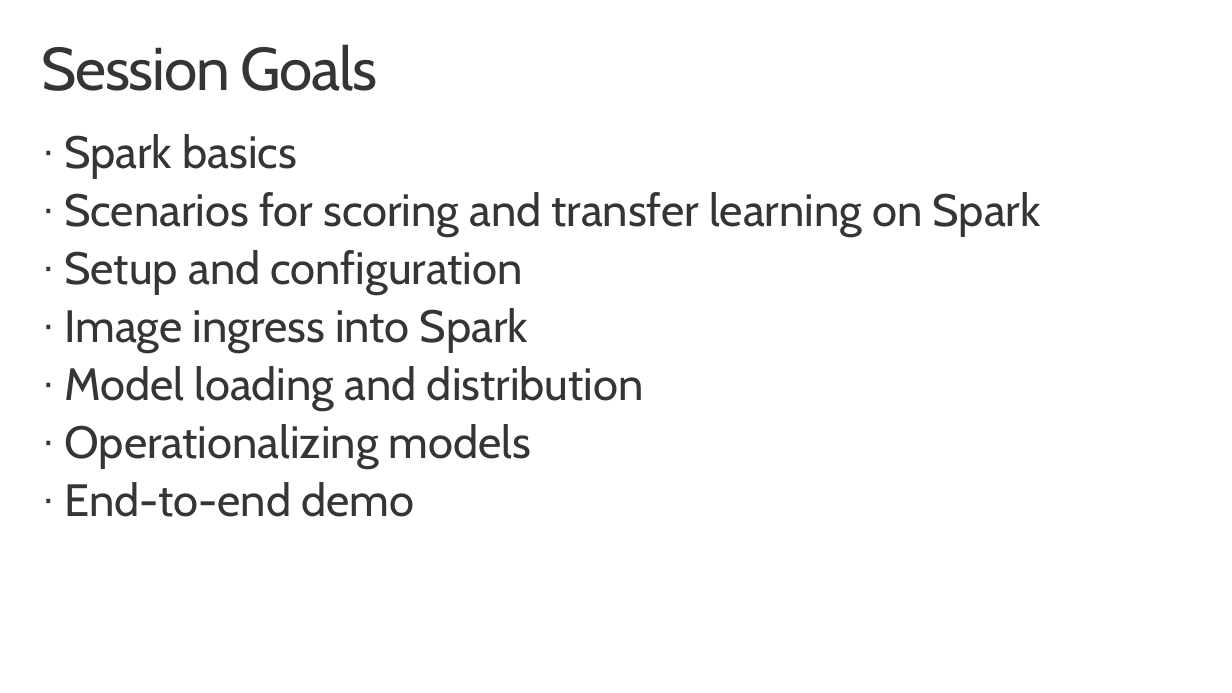
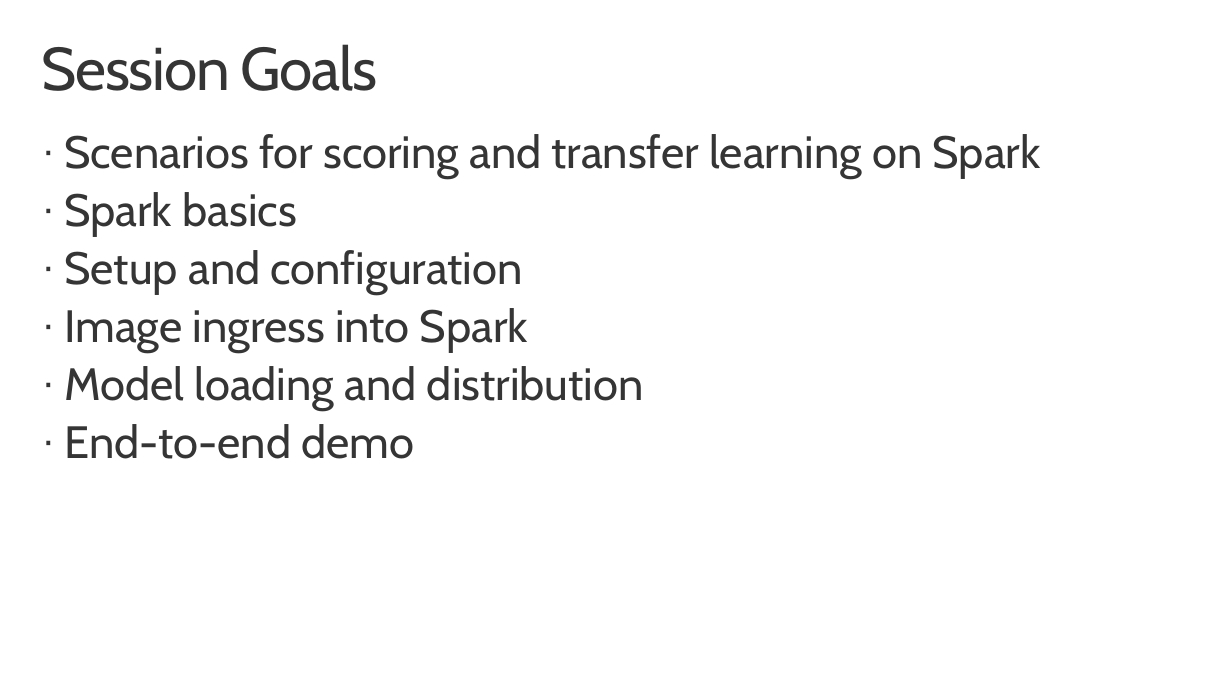
Before and after one commit to aiimmersion/aiimmersion-resources, a slide deck: slide 3 of Deep Learning and the Microsoft Cognitive Toolkit/CNTK on Spark/CNTK-PySpark.pptx. Drawn at 1232x693 pixels with LibreOffice and Linux fonts; fonts in the diff are those of the drawing; background and template pictures are left out. Boxes give left, top, right and bottom in pixels: in the first picture for what was removed or moved away, otherwise in the second. Text is boxed around its words. In the diff, an @@ line names an element or a change of style, - is before the commit and + after.

Commit message:
Update the CNTK on PySpark deck with new content

```diff
--- a/Deep Learning and the Microsoft Cognitive Toolkit/CNTK on Spark/CNTK-PySpark.pptx
+++ b/Deep Learning and the Microsoft Cognitive Toolkit/CNTK on Spark/CNTK-PySpark.pptx
@@ text at <box>64,134,1041,178</box>: paragraph added @@
+· Scenarios for scoring and transfer learning on Spark
@@ text at <box>64,192,1041,236</box>: paragraph removed @@
-· Scenarios for scoring and transfer learning on Spark
@@ text at <box>64,424,531,468</box>: paragraph removed @@
-· Operationalizing models
```
Also in this commit, not shown: 7 other slides changed, 1 slide added, 1 slide removed.
